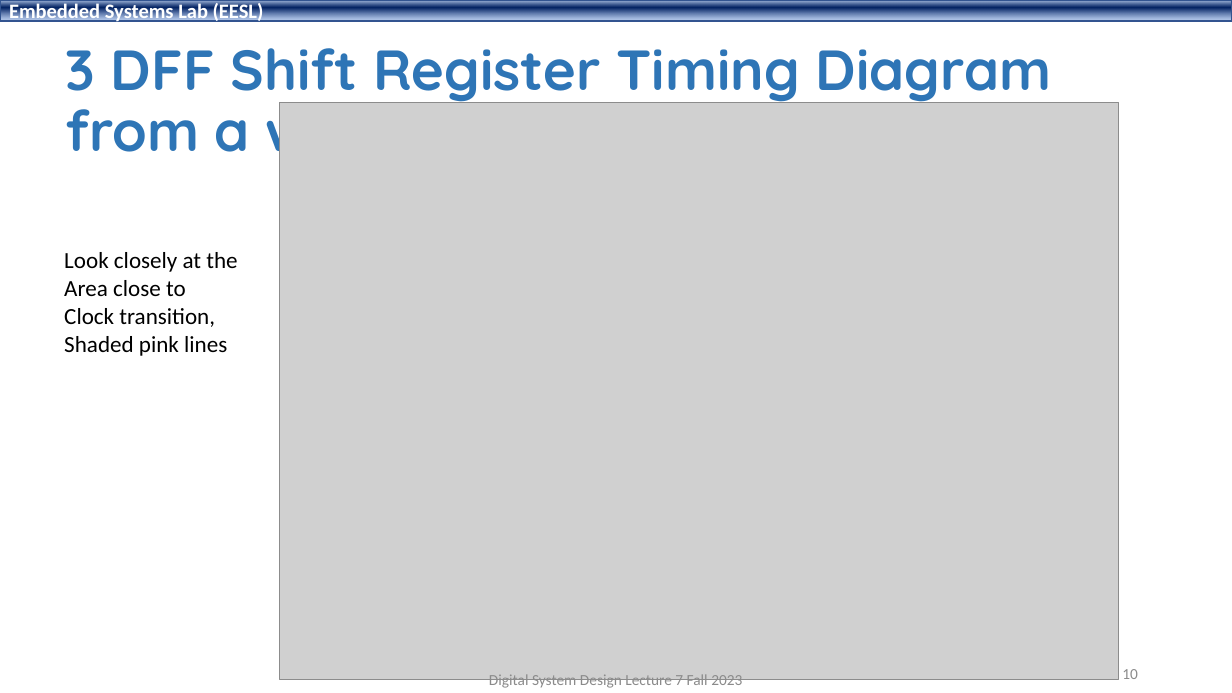
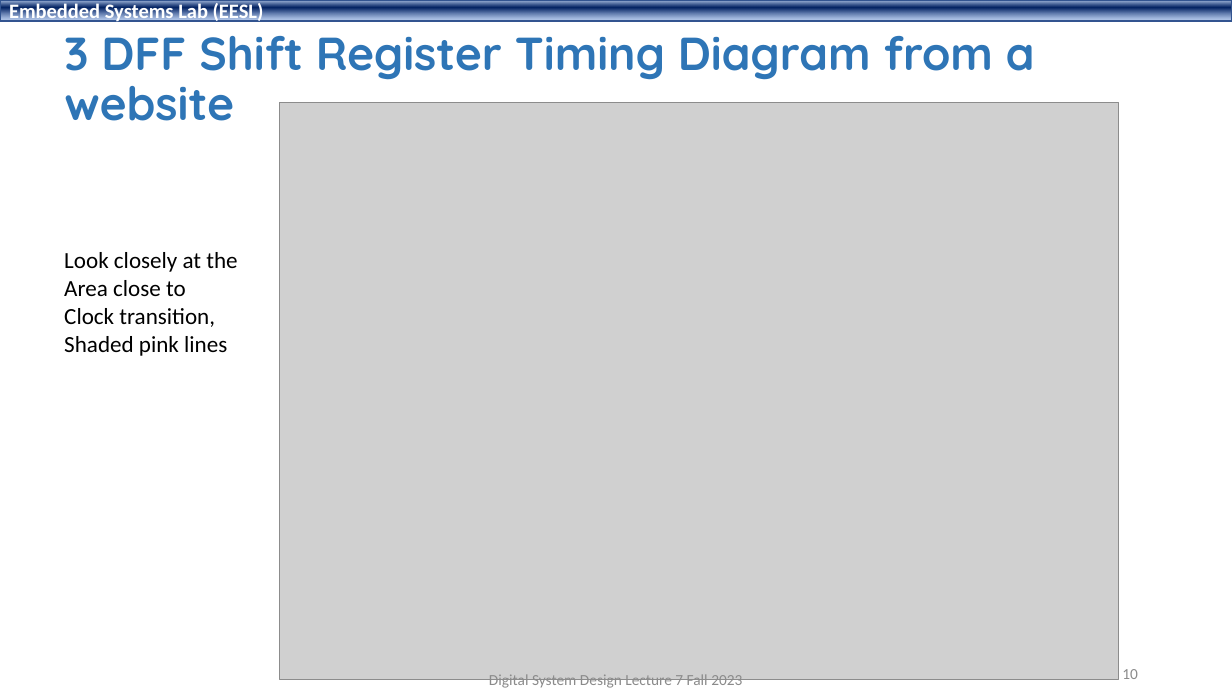
Before and after one commit to shahidmasud/shahidmasud.github.io, a slide deck: slide 10 of DSD_Lec7_Fall2023.ppsx. Drawn at 1232x693 pixels with LibreOffice and Linux fonts; fonts in the diff are those of the drawing; grey boxes stand for pictures; background and template pictures are left out. Boxes give left, top, right and bottom in pixels: in the first picture for what was removed or moved away, otherwise in the second. Text is boxed around its words. In the diff, an @@ line names an element or a change of style, - is before the commit and + after.

```diff
--- a/DSD_Lec7_Fall2023.ppsx
+++ b/DSD_Lec7_Fall2023.ppsx
@@ title "3 DFF Shift Register Timing ...": place and size @@
-title "3 DFF Shift Register Timing ..." at bbox=[66, 48, 1052, 166]
+title "3 DFF Shift Register Timing ..." at bbox=[64, 36, 1035, 121]
@@ title "3 DFF Shift Register Timing ..." at bbox=[64, 36, 1035, 121]: size 44 to 36 pt @@
```
Also in this commit, not shown: 9 other slides changed, 1 other file.
